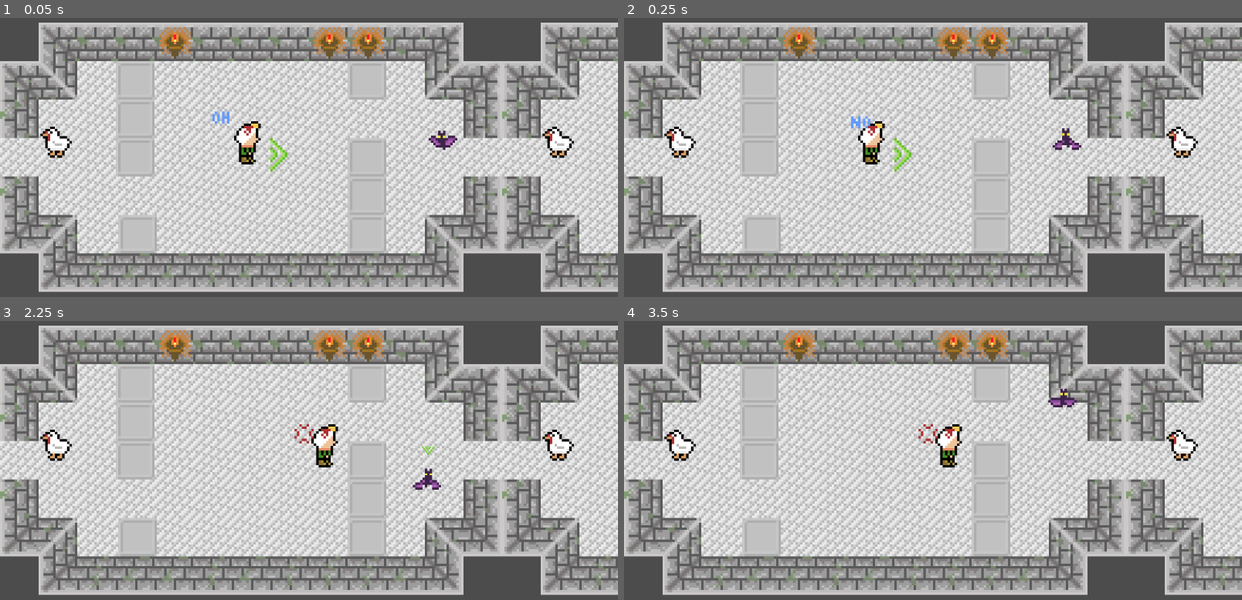
Above: before the commit, frames 1-4 (two rows, left to right).
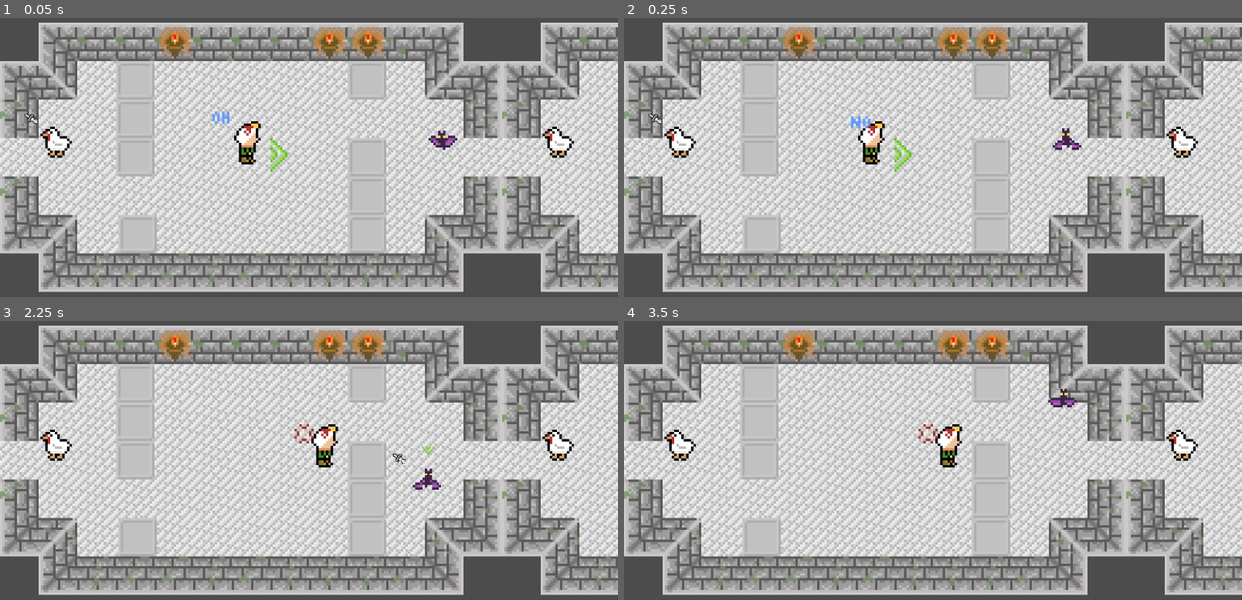
Above: after the commit, the same moments.

Repository: epicfarmer/gmtk2023
Game: Godot game, scene res://Level.tscn
Same seed, same stepped clock (60 frames per second), same inputs: the game is played once before the commit and once after it.
Inputs (mouse positions are in pixels of both pictures, inside the frame that each line leads up to):
- Up to frame 1 (0.05 s): no input
- Up to frame 2 (0.25 s): no input
- Up to frame 3 (2.25 s): tap Enter at 0.5 s; move the mouse to (444, 449) at 0.52 s; hold Right (right) 0.53-1.28 s; click (444, 449) at 0.67 s; move the mouse to (185, 485) at 1.27 s; hold Down (down) 1.28-2.03 s; move the mouse to (370, 387) at 2.02 s; hold Right (right) from 2.03 s (still down)
- Up to frame 4 (3.5 s): move the mouse to (902, 538) at 2.77 s; release Right (right) at 2.78 s; hold Up (up) from 2.78 s (still down); click (902, 538) at 2.92 s

The runs differ from the first frame. In frame 1, less than 0.1% of the frame differs, in the area x 3-7%, y 34-38%; in frame 2, less than 0.1%; in frame 3, less than 0.1%; in frame 4, nothing differs.
Error before the commit: Attempt to call function 'hide' in base 'null instance' on a null instance. (res://scripts/monster.gd:103)

Commit message:
More consistent targeting sprite setting/unsetting

Diff:
--- a/monster.tscn
+++ b/monster.tscn
@@ -37,6 +37,15 @@
 hframes = 3
 vframes = 2
 
+[node name="Sprite3" type="Sprite" parent="."]
+position = Vector2( -12.2837, -16.2973 )
+rotation = 2.15758
+scale = Vector2( 0.352513, 0.413288 )
+texture = ExtResource( 2 )
+hframes = 32
+vframes = 32
+frame = 245
+
 [node name="Hurtbox" type="Area2D" parent="."]
 collision_layer = 16
 collision_mask = 0
--- a/scripts/hero.gd
+++ b/scripts/hero.gd
@@ -97,7 +97,9 @@
 	var possible_targets = get_tree().get_nodes_in_group("Monsters")
 	var chosen_target = null
 	var min_distance = 10000000
-
+	for target in possible_targets:
+		if target.targeted == true:
+			target.set_untargeted()
 	for target in possible_targets:
 		if (distance_to(target) < min_distance) and can_see(target.position):
 			min_distance = distance_to(target)
--- a/scripts/monster.gd
+++ b/scripts/monster.gd
@@ -6,7 +6,6 @@
 var speed = 5  # speed in squares/sec
 var velocity = Vector2.ZERO
 var input = Vector2.ZERO
-var _timer = null
 var targeted = false
 onready var sprite = $Sprite
 onready var selectsprite = $Sprite2
@@ -50,9 +49,6 @@
 
 func set_untargeted():
 	self.targeted = false
-
-func _on_Timer_timeout():
-	set_untargeted()
 
 func _input(event):
 	if current_state == control_states.CONTROLLED:
@@ -120,9 +116,3 @@
 	set_uncontrolled()
 	set_untargeted()
 	get_node("AnimationPlayer").play("idle")
-	_timer = Timer.new()
-	add_child(_timer)
-	_timer.connect("timeout", self, "_on_Timer_timeout")
-	_timer.set_wait_time(.5)
-	_timer.set_one_shot(false)
-	_timer.start()
